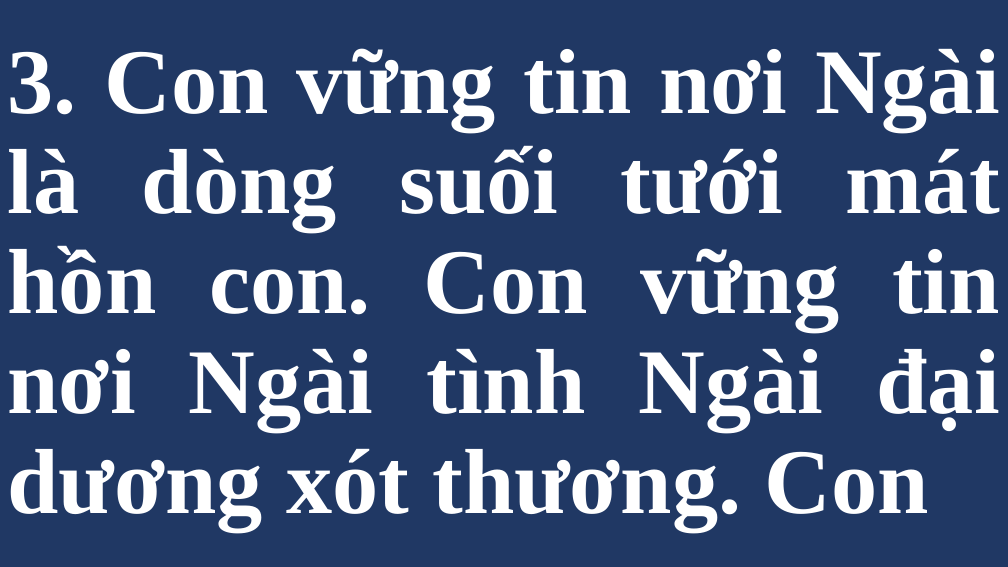
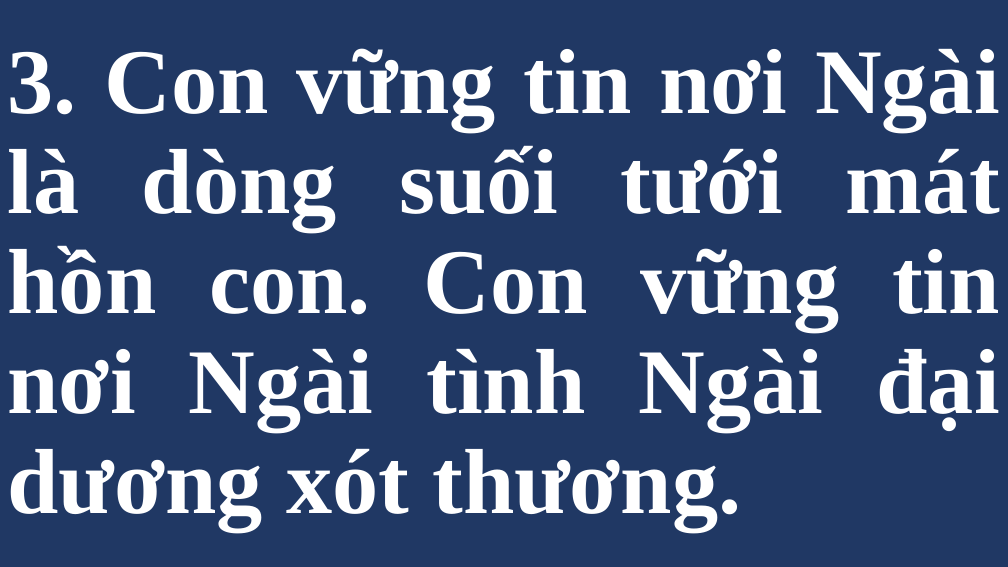
Before and after one commit to anhpeter/song-generator, a slide deck: slide 11 of output/songs.pptx (slide 10 before the commit). Drawn at 1008x567 pixels with LibreOffice and Linux fonts; fonts in the diff are those of the drawing. Boxes give left, top, right and bottom in pixels: in the first picture for what was removed or moved away, otherwise in the second. Text is boxed around its words. In the diff, an @@ line names an element or a change of style, - is before the commit and + after.

```diff
--- a/output/songs.pptx
+++ b/output/songs.pptx
@@ title at (8, 48, 1000, 530): text changed @@
-3. Con vững tin nơi Ngài là dòng suối tưới mát hồn con. Con vững tin nơi Ngài tình Ngài đại dương xót thương. Con
+3. Con vững tin nơi Ngài là dòng suối tưới mát hồn con. Con vững tin nơi Ngài tình Ngài đại dương xót thương.
```
Also in this commit, not shown: 9 other slides changed, 1 slide added, 1 slide removed, 2 other files.
